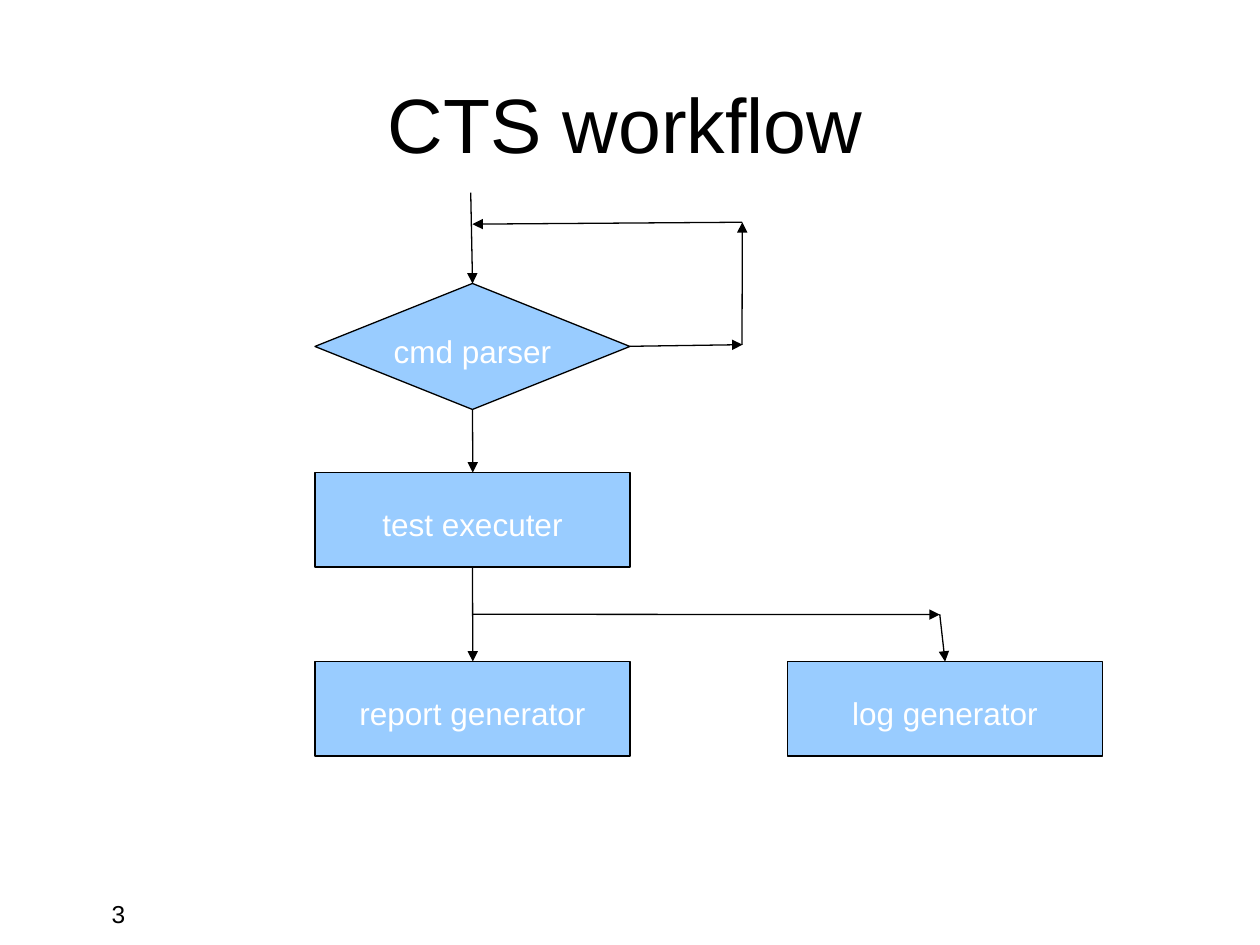
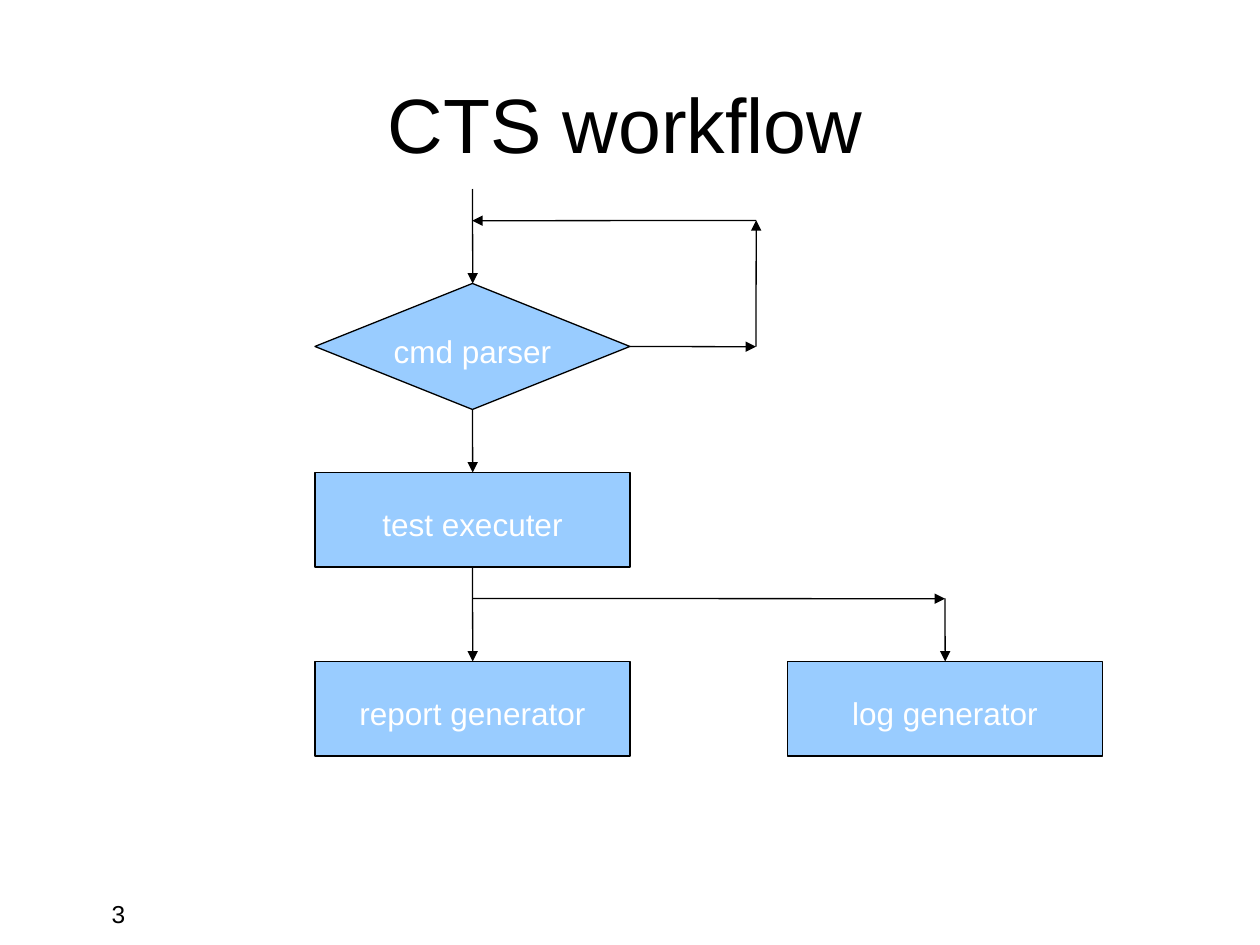
Before and after one commit to widerules/system-information, a slide deck: slide 3 of cts/CTS-deepin.ppt. Drawn at 1260x945 pixels with LibreOffice and Linux fonts; fonts in the diff are those of the drawing; background and template pictures are left out. Boxes give left, top, right and bottom in pixels: in the first picture for what was removed or moved away, otherwise in the second. Text is boxed around its words. In the diff, an @@ line names an element or a change of style, - is before the commit and + after.

```diff
--- a/cts/CTS-deepin.ppt
+++ b/cts/CTS-deepin.ppt
@@ arrow moved from (471, 193) - (472, 284) to (472, 189) - (472, 284) @@
@@ arrow moved from (742, 222) - (472, 224) to (756, 220) - (472, 220) @@
@@ arrow moved from (742, 345) - (742, 222) to (756, 346) - (756, 220) @@
@@ arrow moved from (630, 346) - (742, 345) to (630, 346) - (756, 346) @@
@@ arrow moved from (472, 615) - (940, 615) to (472, 598) - (945, 598) @@
@@ arrow moved from (940, 615) - (945, 662) to (945, 598) - (945, 662) @@
```
Also in this commit, not shown: 6 other slides changed, 1 other file.
